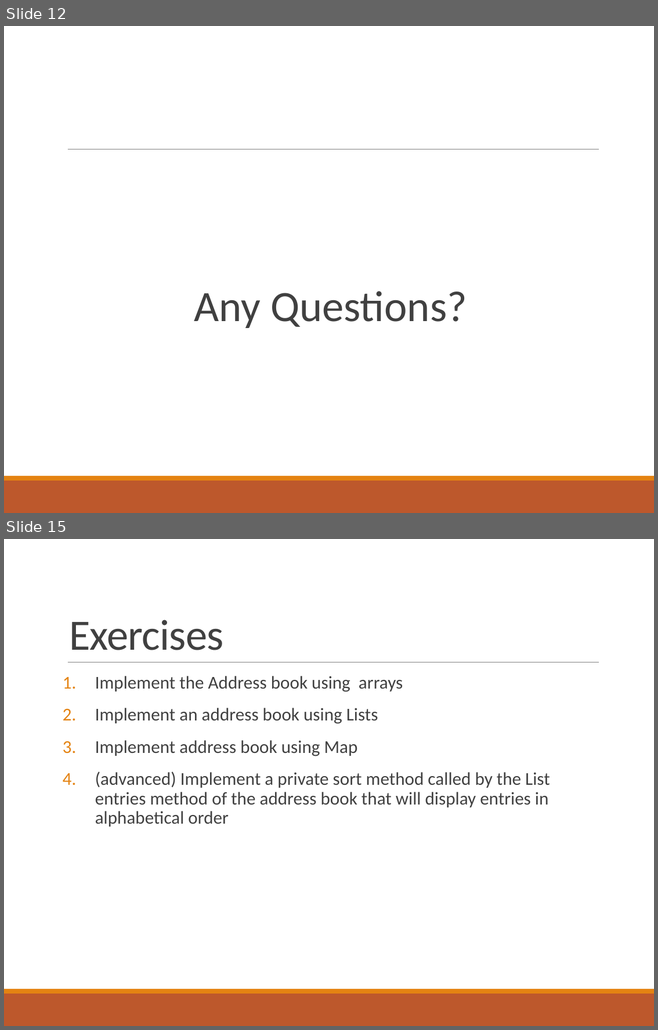
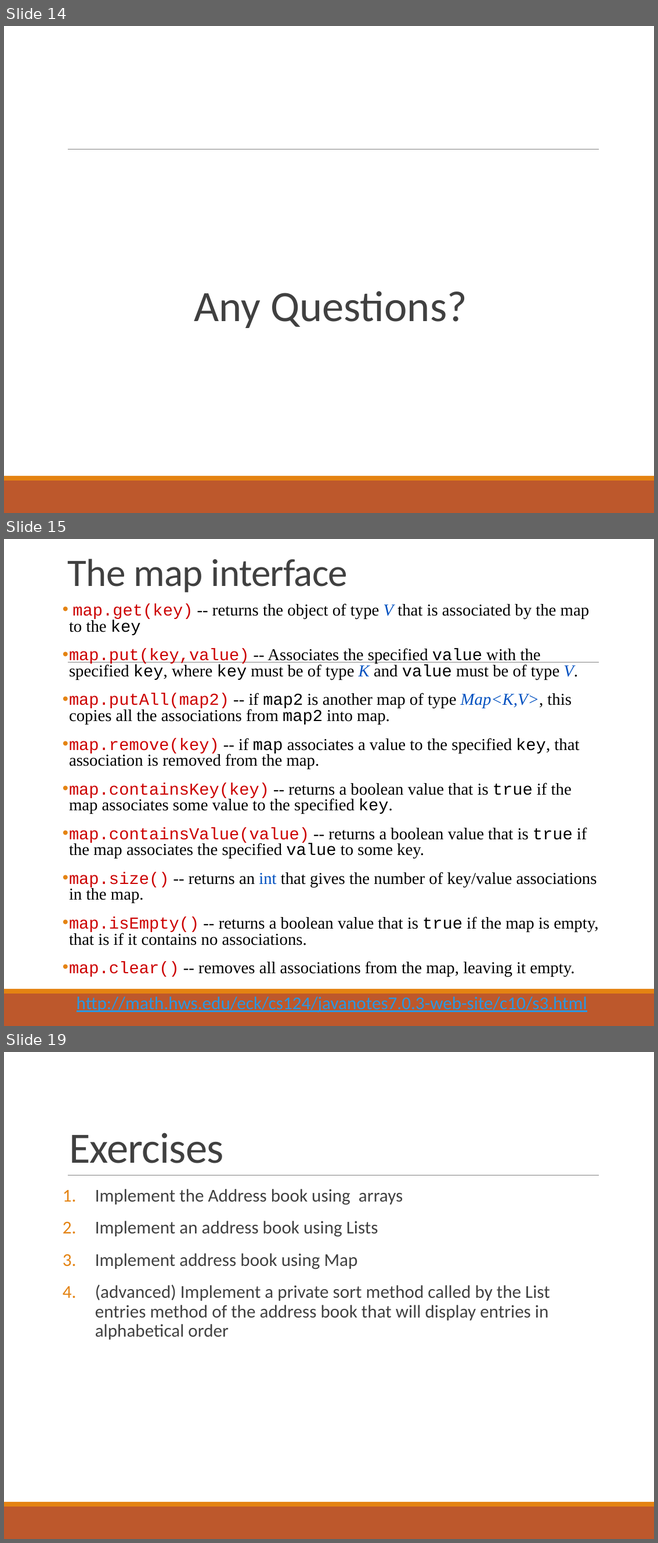
Before and after one commit to deeperj/dillinger, a slide deck: thesis/ukapp2/wqu_isc/sofware_design/Lesson 5 - Java.pptx. Shown one above the other, each under a label of ours: slides 12 and 15 before the commit, slides 14, 15 and 19 after it; the slides between them are not shown. The pictures are 658x1030 and 658x1543 pixels, drawn with LibreOffice and Linux fonts; fonts in the diff are those of the drawing. Boxes give left, top, right and bottom in pixels: in the first picture for what was removed or moved away, otherwise in the second. Text is boxed around its words. In the diff, an @@ line names an element or a change of style, - is before the commit and + after.

```diff
--- a/thesis/ukapp2/wqu_isc/sofware_design/Lesson 5 - Java.pptx
+++ b/thesis/ukapp2/wqu_isc/sofware_design/Lesson 5 - Java.pptx
@@ slide 15 added at (x1=4, y1=539, x2=654, y2=1026), background #FFFFFF; not listed: 3 template elements that a slide beside it also shows @@
@@ title added at (x1=68, y1=559, x2=347, y2=592), 43.2 pt, text #404040 @@
+The map interface
@@ text added at (x1=69, y1=603, x2=598, y2=977), 18.5 pt, text #000000 @@
+• map.get(key) -- returns the object of type V that is associated by the map to the key
+• map.put(key,value) -- Associates the specified value with the specified key, where key must be of type K and value must be of type V.
+• map.putAll(map2) -- if map2 is another map of type Map<K,V>, this copies all the associations from map2 into map.
+• map.remove(key) -- if map associates a value to the specified key, that association is removed from the map.
+• map.containsKey(key) -- returns a boolean value that is true if the map associates some value to the specified key.
+• map.containsValue(value) -- returns a boolean value that is true if the map associates the specified value to some key.
+• map.size() -- returns an int that gives the number of key/value associations in the map.
+• map.isEmpty() -- returns a boolean value that is true if the map is empty, that is if it contains no associations.
+• map.clear() -- removes all associations from the map, leaving it empty.
@@ text added at (x1=76, y1=997, x2=587, y2=1013), 20 pt, text #2998E3, underline @@
+  http://math.hws.edu/eck/cs124/javanotes7.0.3-web-site/c10/s3.html
@@ what was slide 12 is now slide 14 @@
@@ what was slide 15 is now slide 19 @@
```
Also in this commit, not shown: 4 slides changed, 5 other slides added, 2 slides removed, 2 other files.
